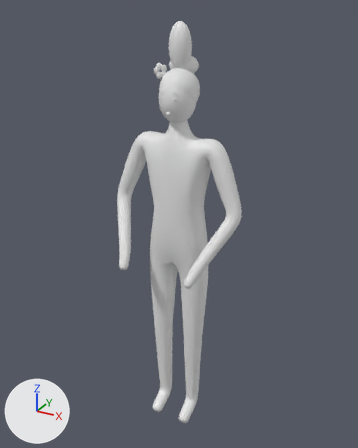
The FBX model Assets/HuaShang/Resources/HuaShang/Art/Characters/SK_chenYuanYuan.fbx as it was, and as the next commit left it.
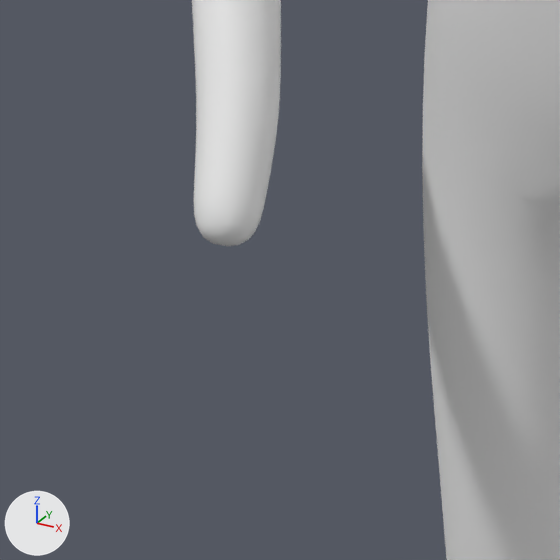
The first picture shows the older version from a 50 mm lens placed at (0.951, -1.729, 1.899), pointed at (0.006, -0.011, 1.04). The close-ups show the older and then the newer version on the part from 26% to 47% of the width and 53% to 70% of the height of that picture. Only the edits that show in the close-ups are written down. Arrows for +X, +Y and +Z are at lower left; the lights stay in place. Where no turn or scale is listed for an object, it has been applied to the vertices.

Objects in the first close-up: 'Body'.
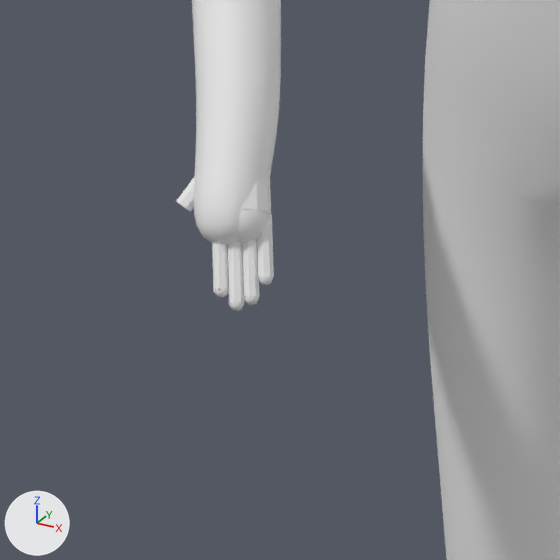
Edits to the bpy script that builds the scene:
```text
Add ob_finger_005:
    ob_finger_005 = bpy.data.objects.new('Finger.005', me_finger_005)  # 16 vertices, 10 faces; spans x -0.1556..-0.1317, y -0.2327..-0.2017, z 0.841..0.888; in mat_m_skin (white #e7e7e7)
    ob_finger_005.location = (0.0, 0.0, 0.0)
Add ob_finger_007:
    ob_finger_007 = bpy.data.objects.new('Finger.007', me_finger_007)  # 16 vertices, 10 faces; spans x -0.1415..-0.1218, y -0.2169..-0.1923, z 0.8528..0.888; in mat_m_skin (white #e7e7e7)
    ob_finger_007.location = (0.0, 0.0, 0.0)
Add ob_palmcap_001:
    ob_palmcap_001 = bpy.data.objects.new('PalmCap.001', me_palmcap_001)  # a UV sphere (10 segments, 6 rings, poles along z) spanning x -0.1639..-0.1315, y -0.2204..-0.1864, z 0.8684..0.9024; in mat_m_skin (white #e7e7e7)
    ob_palmcap_001.location = (0.0, 0.0, 0.0)
Add ob_fingertip_007:
    ob_fingertip_007 = bpy.data.objects.new('FingerTip.007', me_fingertip_007)  # a UV sphere (8 segments, 4 rings, poles along z) spanning x -0.13095..-0.12135, y -0.21758..-0.20798, z 0.85053..0.86013; in mat_m_skin (white #e7e7e7)
    ob_fingertip_007.location = (0.0, 0.0, 0.0)
Add ob_finger_006:
    ob_finger_006 = bpy.data.objects.new('Finger.006', me_finger_006)  # 16 vertices, 10 faces; spans x -0.1485..-0.1255, y -0.2266..-0.197, z 0.8436..0.888; in mat_m_skin (white #e7e7e7)
    ob_finger_006.location = (0.0, 0.0, 0.0)
Add ob_fingertip_004:
    ob_fingertip_004 = bpy.data.objects.new('FingerTip.004', me_fingertip_004)  # a UV sphere (8 segments, 4 rings, poles along z) spanning x -0.15035..-0.14075, y -0.23447..-0.22487, z 0.84552..0.85512; in mat_m_skin (white #e7e7e7)
    ob_fingertip_004.location = (0.0, 0.0, 0.0)
Add ob_finger_004:
    ob_finger_004 = bpy.data.objects.new('Finger.004', me_finger_004)  # 16 vertices, 10 faces; spans x -0.1627..-0.1412, y -0.2337..-0.2064, z 0.8477..0.888; in mat_m_skin (white #e7e7e7)
    ob_finger_004.location = (0.0, 0.0, 0.0)
Add ob_palm_001:
    ob_palm_001 = bpy.data.objects.new('Palm.001', me_palm_001)  # 24 vertices, 14 faces; spans x -0.1839..-0.1319, y -0.2171..-0.1591, z 0.8741..0.9376; in mat_m_skin (white #e7e7e7)
    ob_palm_001.location = (0.0, 0.0, 0.0)
Add ob_fingertip_006:
    ob_fingertip_006 = bpy.data.objects.new('FingerTip.006', me_fingertip_006)  # a UV sphere (8 segments, 4 rings, poles along z) spanning x -0.13468..-0.12508, y -0.22732..-0.21772, z 0.84134..0.85094; in mat_m_skin (white #e7e7e7)
    ob_fingertip_006.location = (0.0, 0.0, 0.0)
Add ob_thumb_001:
    ob_thumb_001 = bpy.data.objects.new('Thumb.001', me_thumb_001)  # 16 vertices, 10 faces; spans x -0.1859..-0.1655, y -0.2186..-0.1866, z 0.8843..0.9152; in mat_m_skin (white #e7e7e7)
    ob_thumb_001.location = (0.0, 0.0, 0.0)
Add ob_fingertip_005:
    ob_fingertip_005 = bpy.data.objects.new('FingerTip.005', me_fingertip_005)  # a UV sphere (8 segments, 4 rings, poles along z) spanning x -0.14084..-0.13124, y -0.2334..-0.2238, z 0.83883..0.84843; in mat_m_skin (white #e7e7e7)
    ob_fingertip_005.location = (0.0, 0.0, 0.0)
```

Changed parts and their boxes [x1, y1, x2, y2] in the close-ups (560 x 560 px):
'Finger.005', added: after [228, 242, 245, 303]
'Finger.006', added: after [242, 239, 260, 297]
'PalmCap.001', added: after [237, 209, 270, 244]
'Finger.007', added: after [257, 214, 274, 277]
'Palm.001', added: after [241, 170, 271, 214]
'Finger.004', added: after [212, 242, 229, 290]
'Thumb.001', added: after [176, 178, 195, 212]
'FingerTip.005', added: after [229, 300, 245, 311]
'FingerTip.006', added: after [244, 294, 259, 305]
'FingerTip.004', added: after [213, 287, 229, 297]
'FingerTip.007', added: after [258, 274, 273, 285]
